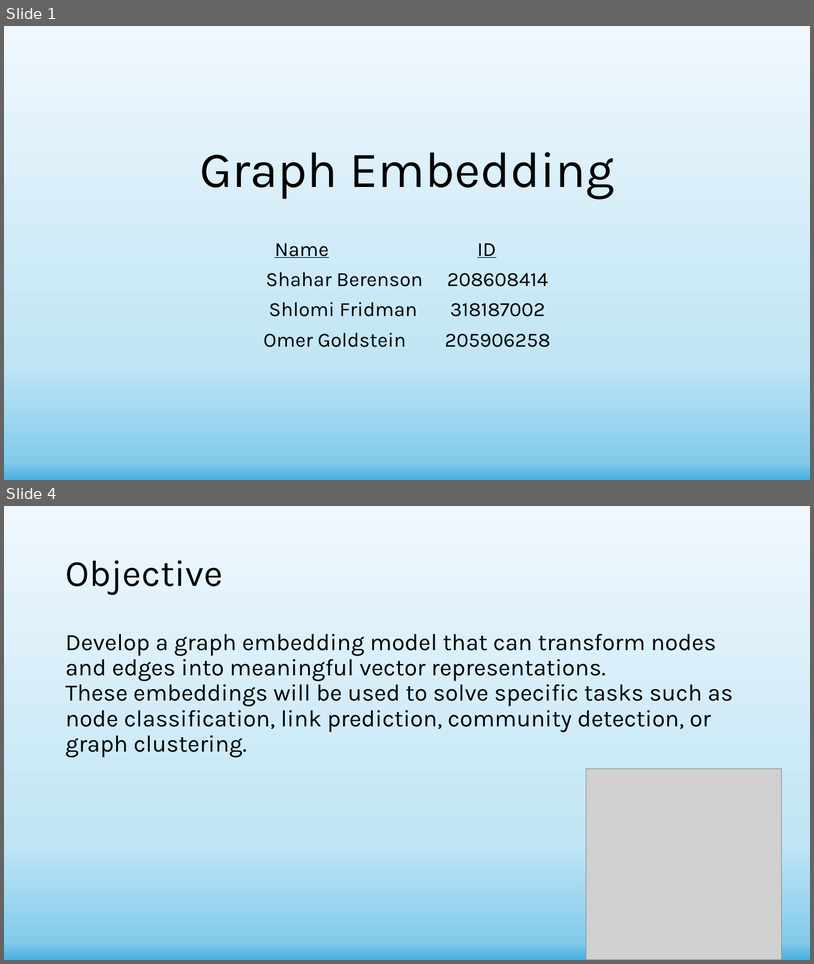
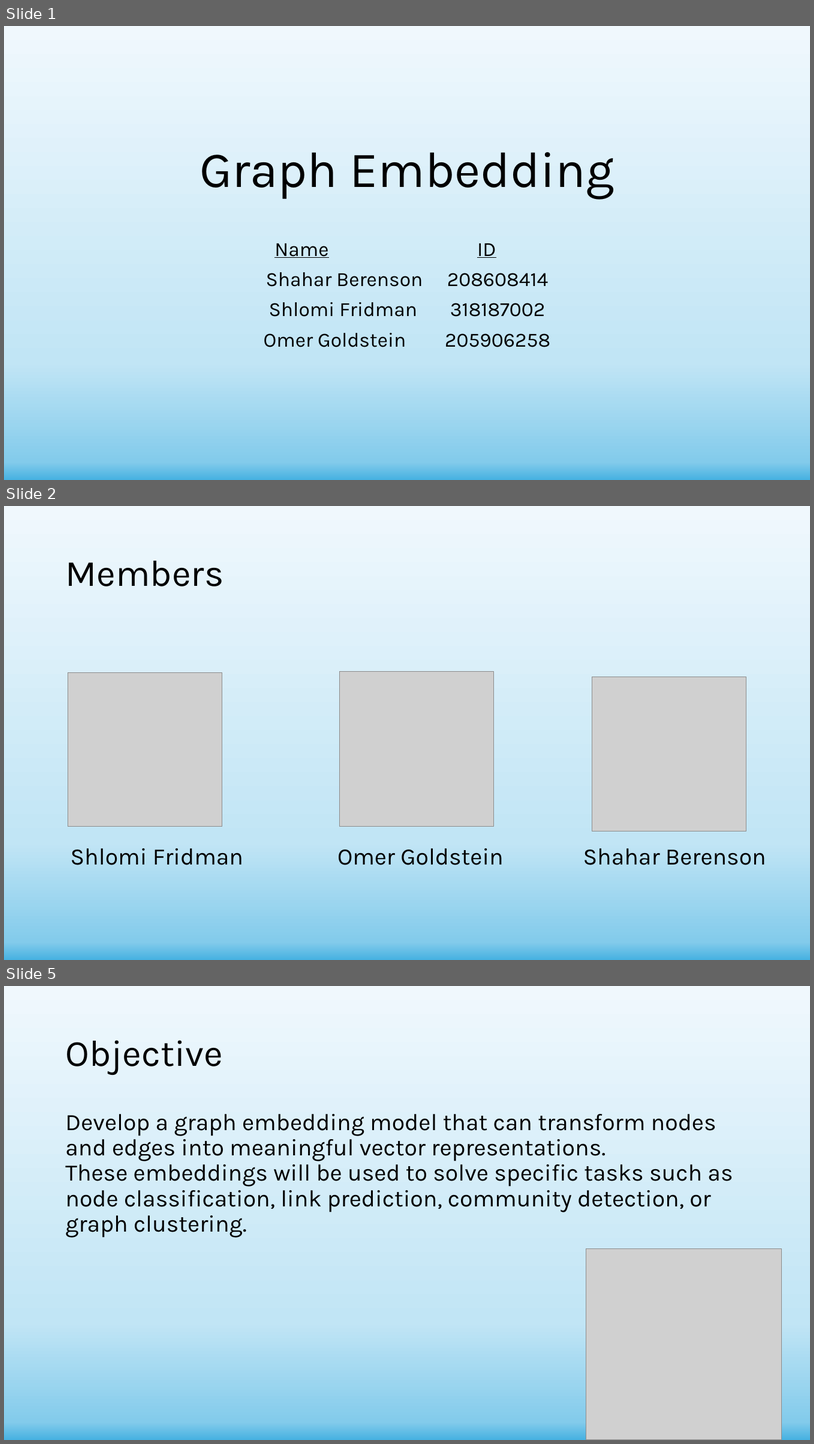
Before and after one commit to shachar700/Graph-Embedding, a slide deck: doc/Graph-Embedding Presentation.pptx. Shown one above the other, each under a label of ours: slides 1 and 4 before the commit, slides 1, 2 and 5 after it; the slides between them are not shown. The pictures are 814x964 and 814x1444 pixels, drawn with LibreOffice and Linux fonts; fonts in the diff are those of the drawing; grey boxes stand for pictures. Boxes give left, top, right and bottom in pixels: in the first picture for what was removed or moved away, otherwise in the second. Text is boxed around its words. In the diff, an @@ line names an element or a change of style, - is before the commit and + after.

```diff
--- a/doc/Graph-Embedding Presentation.pptx
+++ b/doc/Graph-Embedding Presentation.pptx
@@ slide 2 added at bbox=[4, 506, 810, 960], background gradient #F0F8FD to #C1E5F5 to #83CBEB to #46B1E1 @@
@@ title added at bbox=[65, 561, 224, 586], 44 pt, text #000000 @@
+Members
@@ picture added at bbox=[68, 672, 222, 826] @@
@@ picture added at bbox=[340, 672, 494, 826] @@
@@ picture added at bbox=[593, 676, 746, 831] @@
@@ text added at bbox=[71, 848, 243, 865], 28 pt, text #000000 @@
+Shlomi Fridman
@@ text added at bbox=[338, 848, 503, 865], 28 pt, text #000000 @@
+Omer Goldstein
@@ text added at bbox=[584, 848, 767, 865], 28 pt, text #000000 @@
+Shahar Berenson
@@ what was slide 4 is now slide 5 @@
```
Also in this commit, not shown: 6 slides changed, 1 other slide added, 2 other files.
